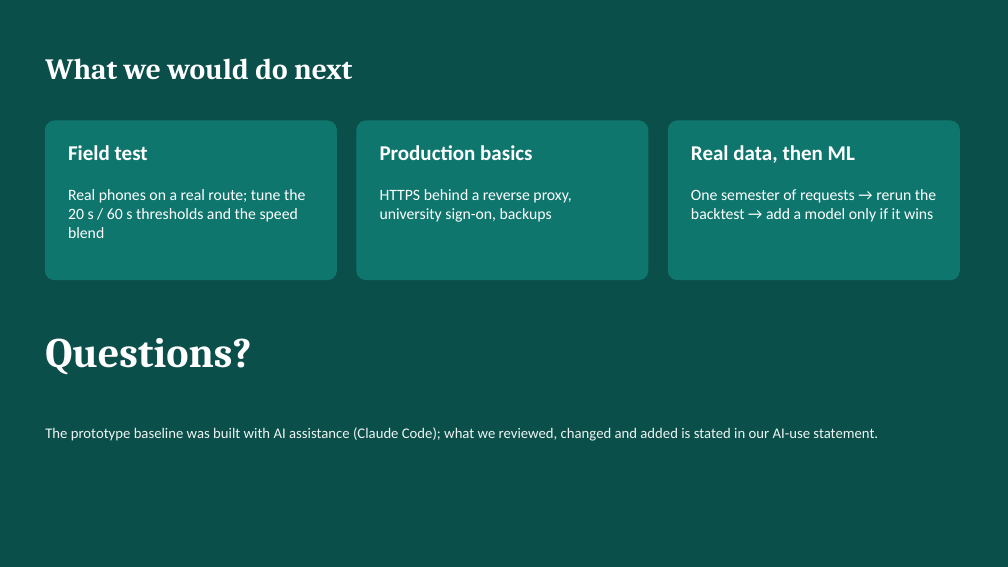
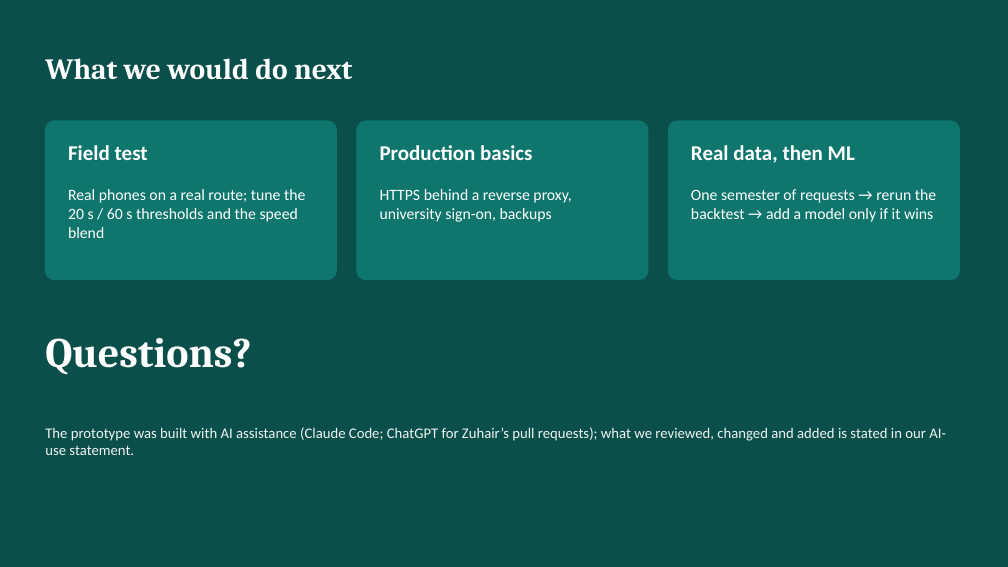
Before and after one commit to abdullahshammari796-ctrl/CampusShuttle, a slide deck: slide 14 of docs/presentation/campus-shuttle-presentation.pptx. Drawn at 1008x567 pixels with LibreOffice and Linux fonts; fonts in the diff are those of the drawing. Boxes give left, top, right and bottom in pixels: in the first picture for what was removed or moved away, otherwise in the second. Text is boxed around its words. In the diff, an @@ line names an element or a change of style, - is before the commit and + after.

```diff
--- a/docs/presentation/campus-shuttle-presentation.pptx
+++ b/docs/presentation/campus-shuttle-presentation.pptx
@@ text at (45, 427, 946, 455): text changed @@
-The prototype baseline was built with AI assistance (Claude Code); what we reviewed, changed and added is stated in our AI-use statement.
+The prototype was built with AI assistance (Claude Code; ChatGPT for Zuhair’s pull requests); what we reviewed, changed and added is stated in our AI-use statement.
```
Also in this commit, not shown: 2 other slides changed, 9 other files.
